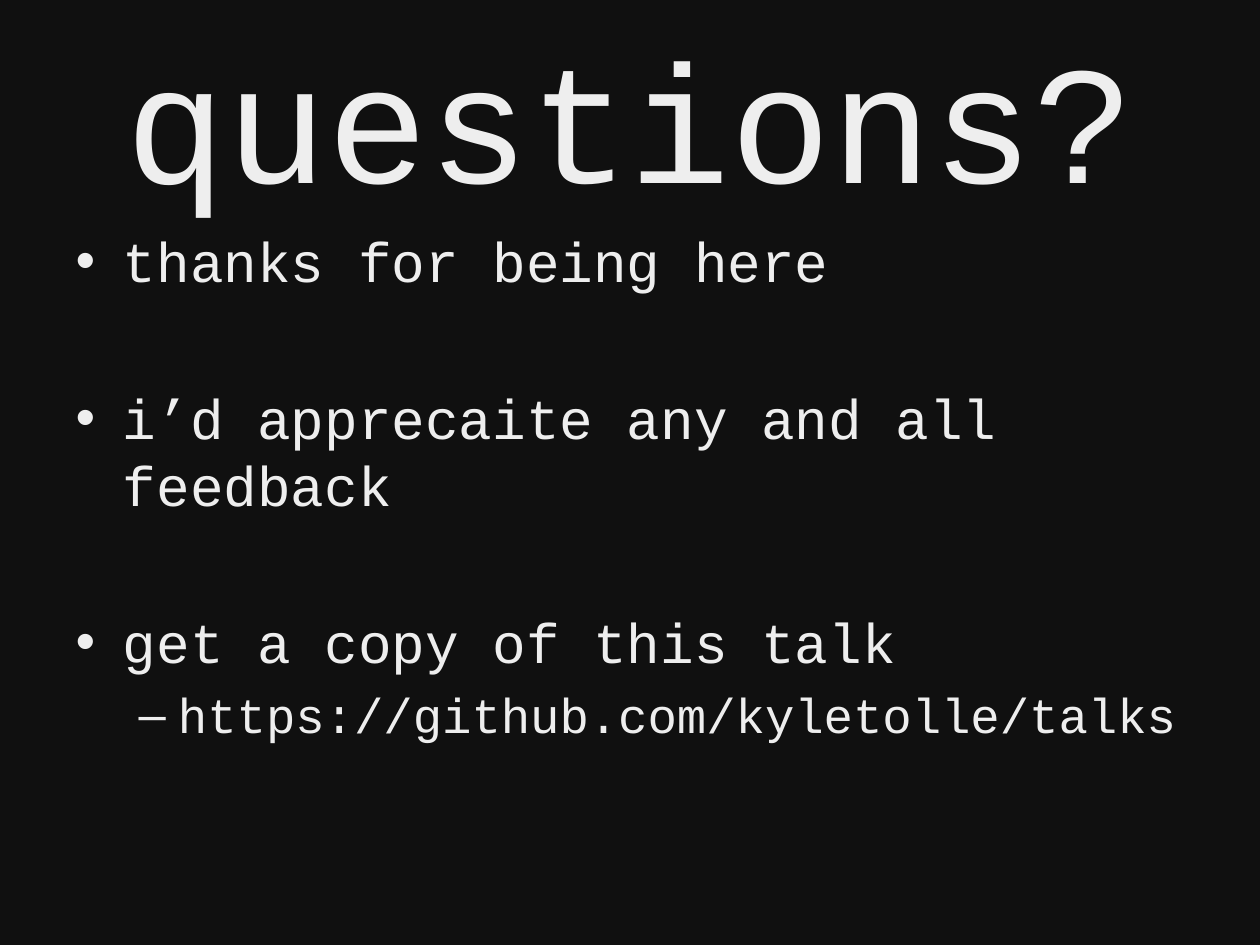
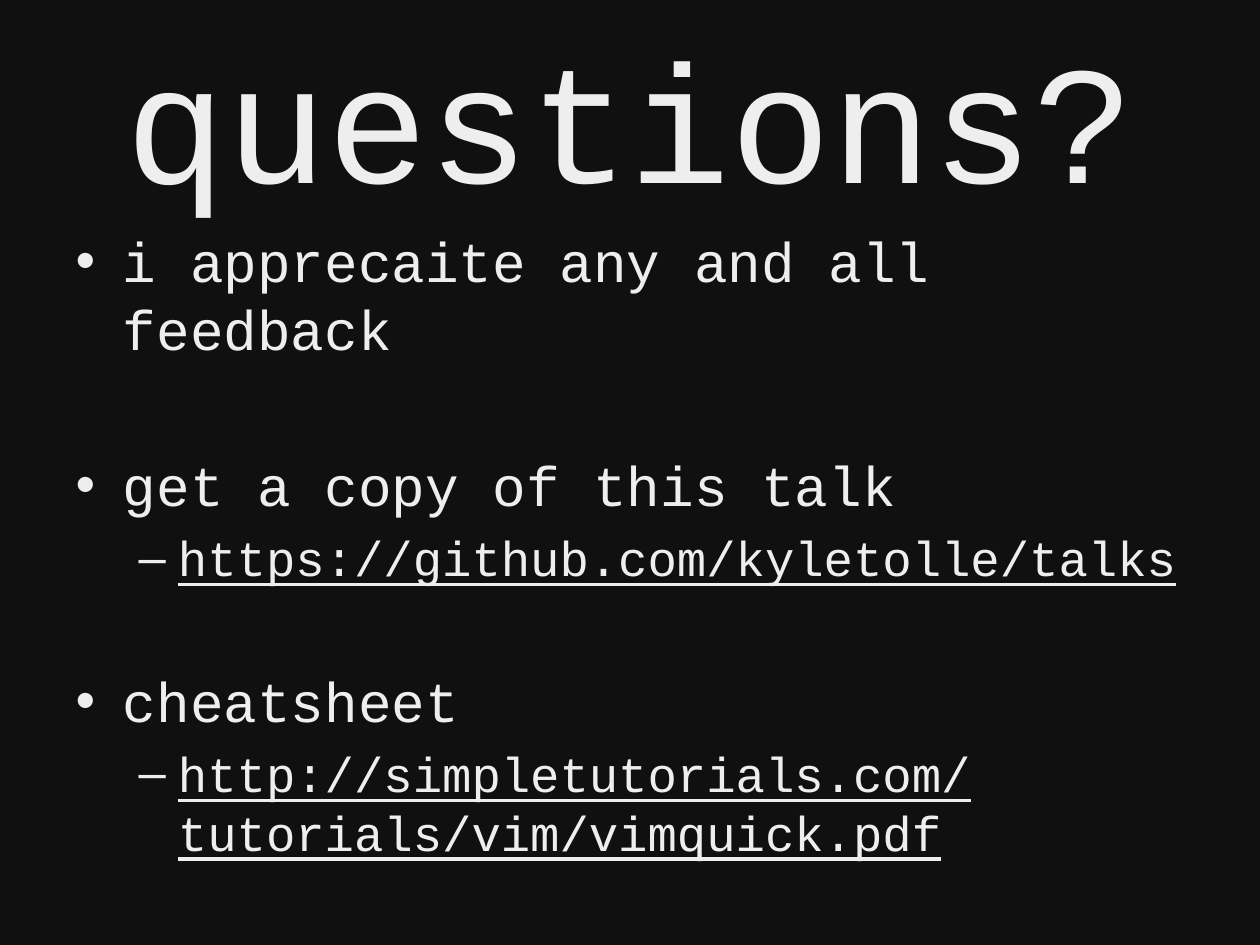
Before and after one commit to kyletolle/talks, a slide deck: slide 42 of beginning_vim-04.01.2012.pptx. Drawn at 1260x945 pixels with LibreOffice and Linux fonts; fonts in the diff are those of the drawing. Boxes give left, top, right and bottom in pixels: in the first picture for what was removed or moved away, otherwise in the second. Text is boxed around its words. In the diff, an @@ line names an element or a change of style, - is before the commit and + after.

```diff
--- a/beginning_vim-04.01.2012.pptx
+++ b/beginning_vim-04.01.2012.pptx
@@ text at (123, 242, 930, 351): text changed @@
-• thanks for being here
-• i’d apprecaite any and all feedback
+• i apprecaite any and all feedback
@@ text at (178, 541, 1176, 586): underline on in "https://github.com/kyletolle/talks" @@
@@ text at (123, 682, 971, 861): paragraphs added @@
+• cheatsheet
+  – http://simpletutorials.com/tutorials/vim/vimquick.pdf
```
Also in this commit, not shown: 2 other slides changed.
